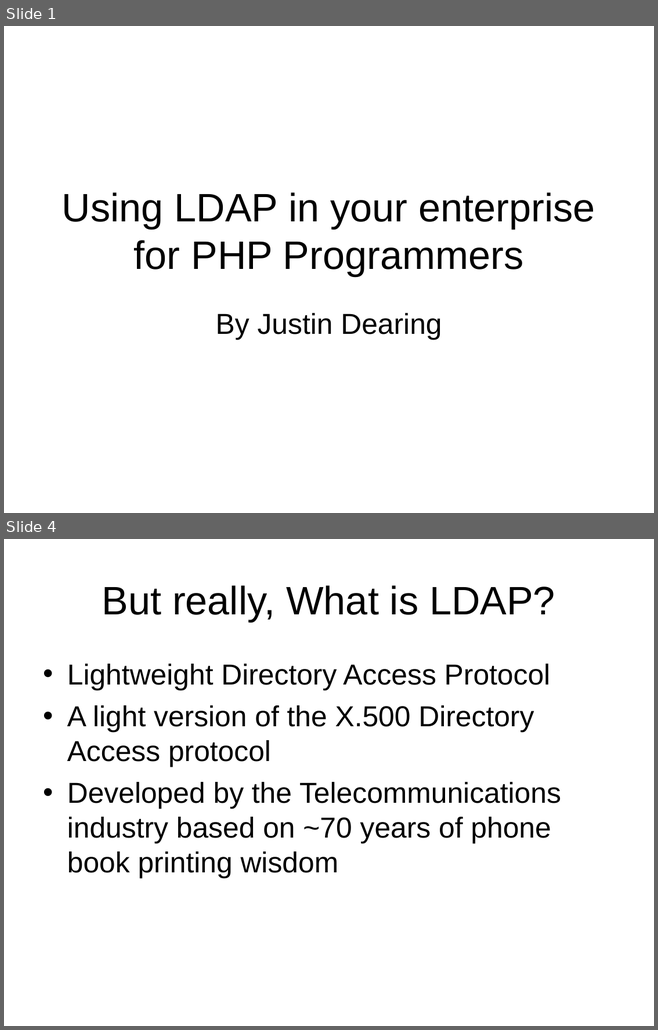
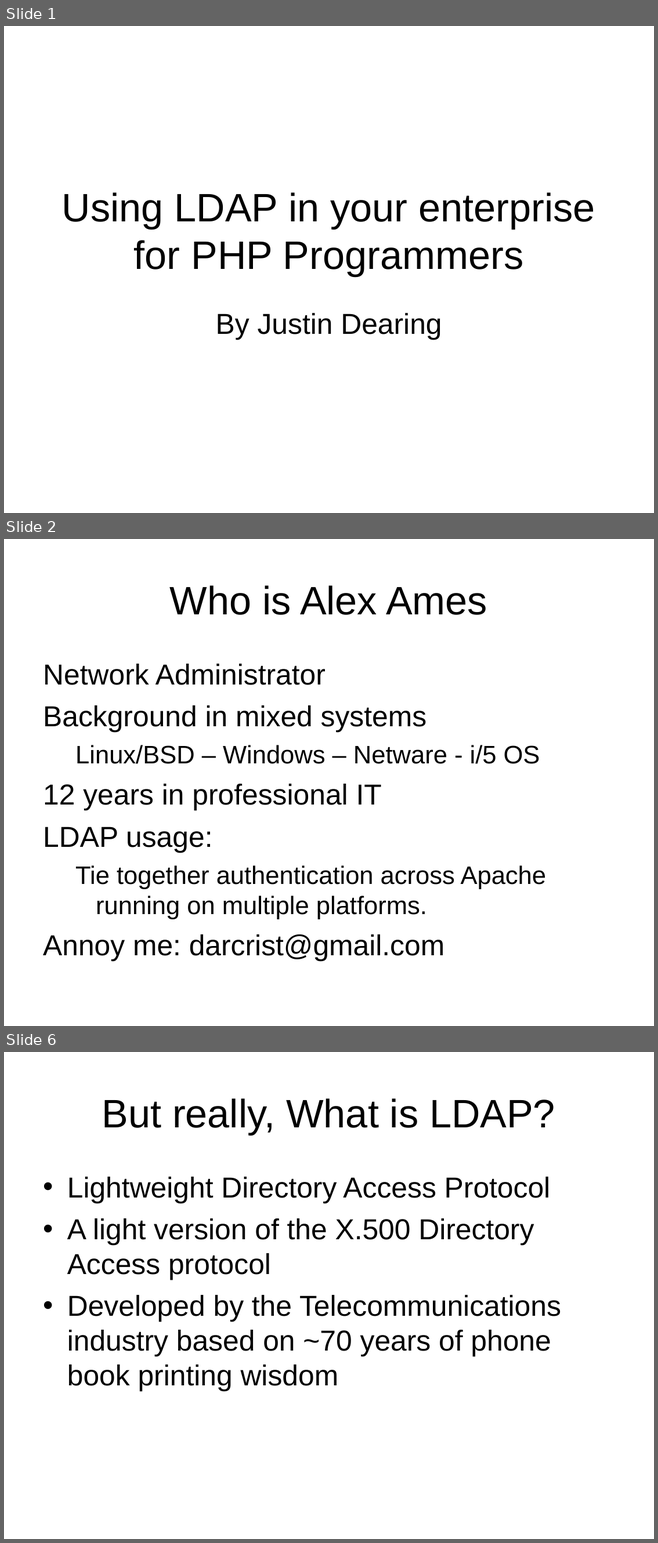
Before and after one commit to LIPHP/LDAP-Talk, a slide deck: Docs/LIPHP-Using LDAP with PHP.ppt. Shown one above the other, each under a label of ours: slides 1 and 4 before the commit, slides 1, 2 and 6 after it; the slides between them are not shown. The pictures are 658x1030 and 658x1543 pixels, drawn with LibreOffice and Linux fonts; fonts in the diff are those of the drawing. Boxes give left, top, right and bottom in pixels: in the first picture for what was removed or moved away, otherwise in the second. Text is boxed around its words. In the diff, an @@ line names an element or a change of style, - is before the commit and + after.

```diff
--- a/Docs/LIPHP-Using LDAP with PHP.ppt
+++ b/Docs/LIPHP-Using LDAP with PHP.ppt
@@ slide 2 added at (4,539,654,1026), background #FFFFFF @@
@@ title added at (170,585,487,615), 44 pt, text #000000 @@
+Who is Alex Ames
@@ text added at (43,664,546,962), 32 pt, text #000000 @@
+Network Administrator
+Background in mixed systems
+  Linux/BSD – Windows – Netware - i/5 OS
+12 years in professional IT
+LDAP usage:
+  Tie together authentication across Apache running on multiple platforms.
+Annoy me: darcrist@gmail.com
@@ what was slide 4 is now slide 6 @@
```
Also in this commit, not shown: 7 slides changed, 29 other slides added, 9 slides removed.
